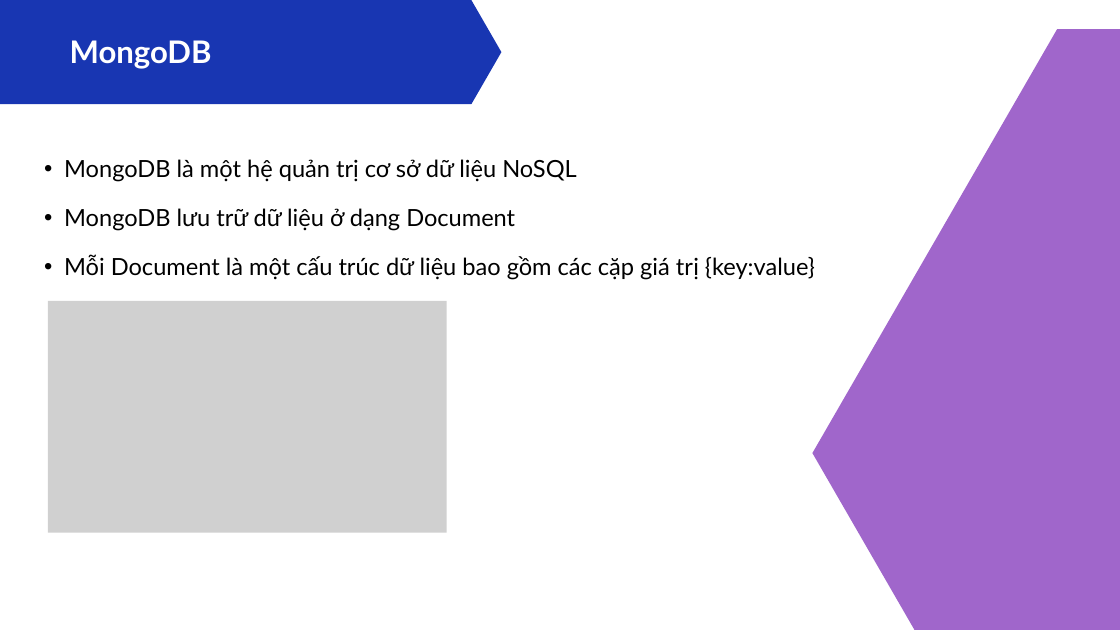
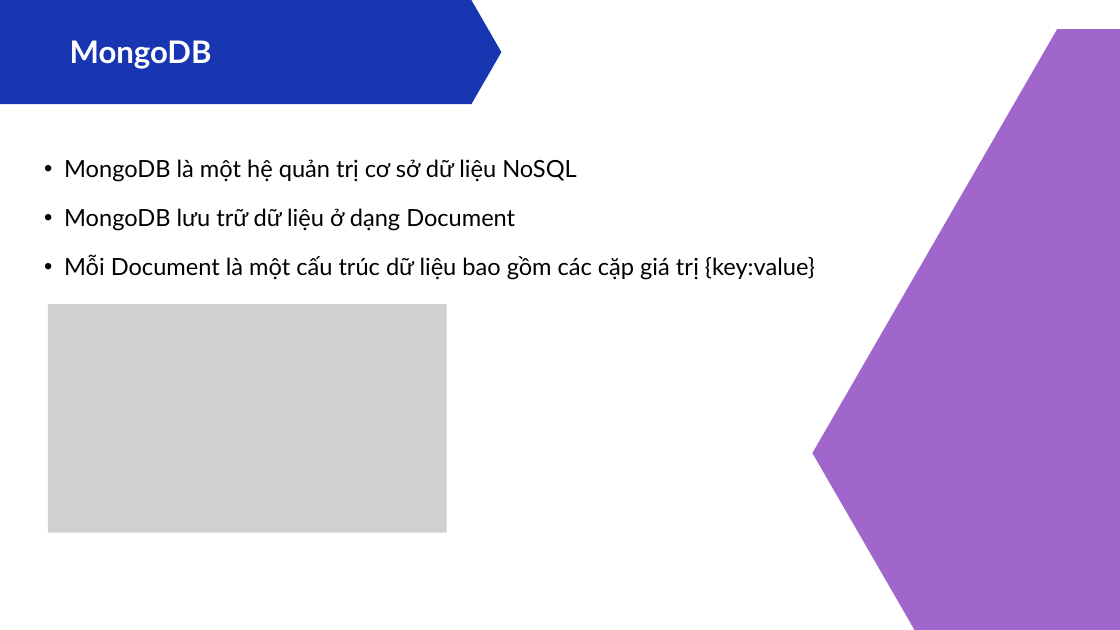
Before and after one commit to loozzi/Document-Classification, a slide deck: slide 6 of presentation.pptx. Drawn at 1120x630 pixels with LibreOffice and Linux fonts; fonts in the diff are those of the drawing; grey boxes stand for pictures. Boxes give left, top, right and bottom in pixels: in the first picture for what was removed or moved away, otherwise in the second. Text is boxed around its words. In the diff, an @@ line names an element or a change of style, - is before the commit and + after.

```diff
--- a/presentation.pptx
+++ b/presentation.pptx
@@ picture at [48, 304, 447, 533]: outline redrawn @@
```
Also in this commit, not shown: 1 other slide changed.
